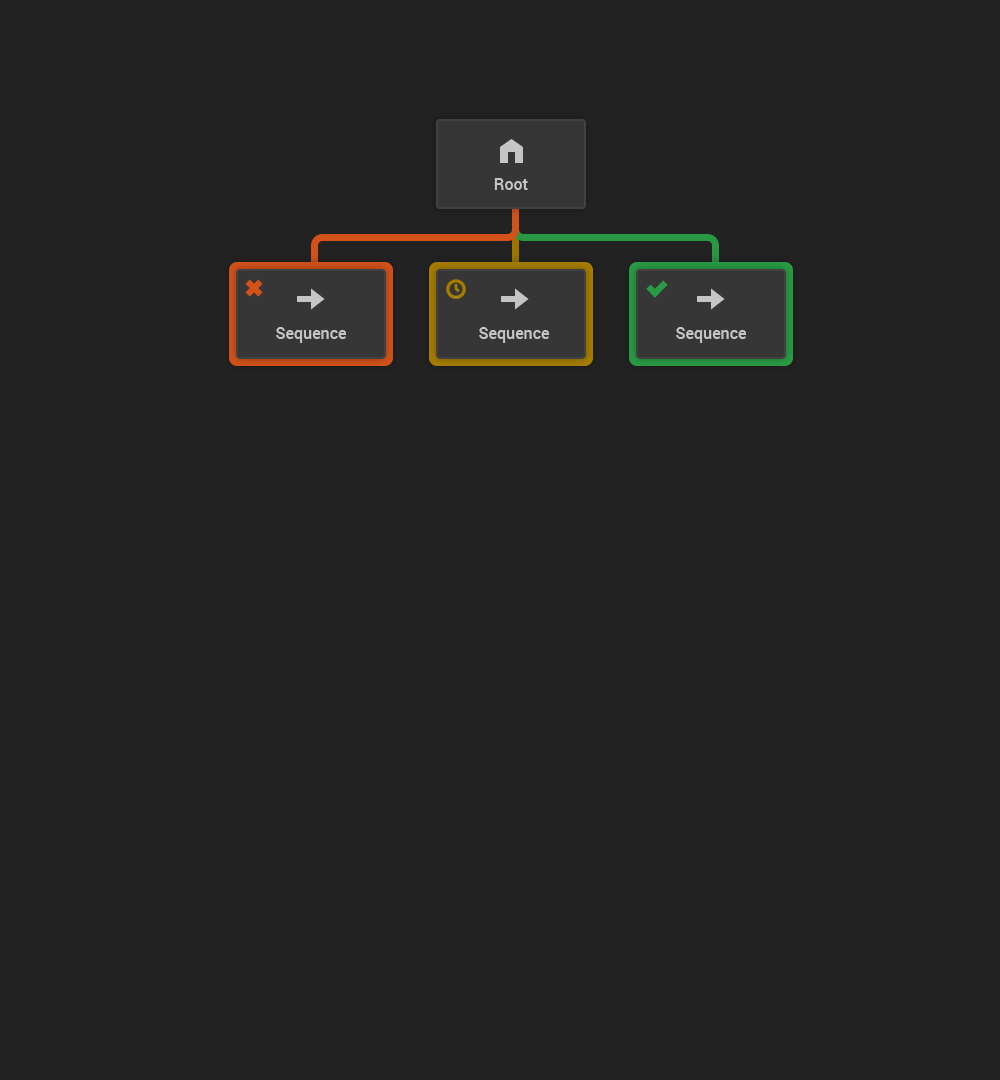
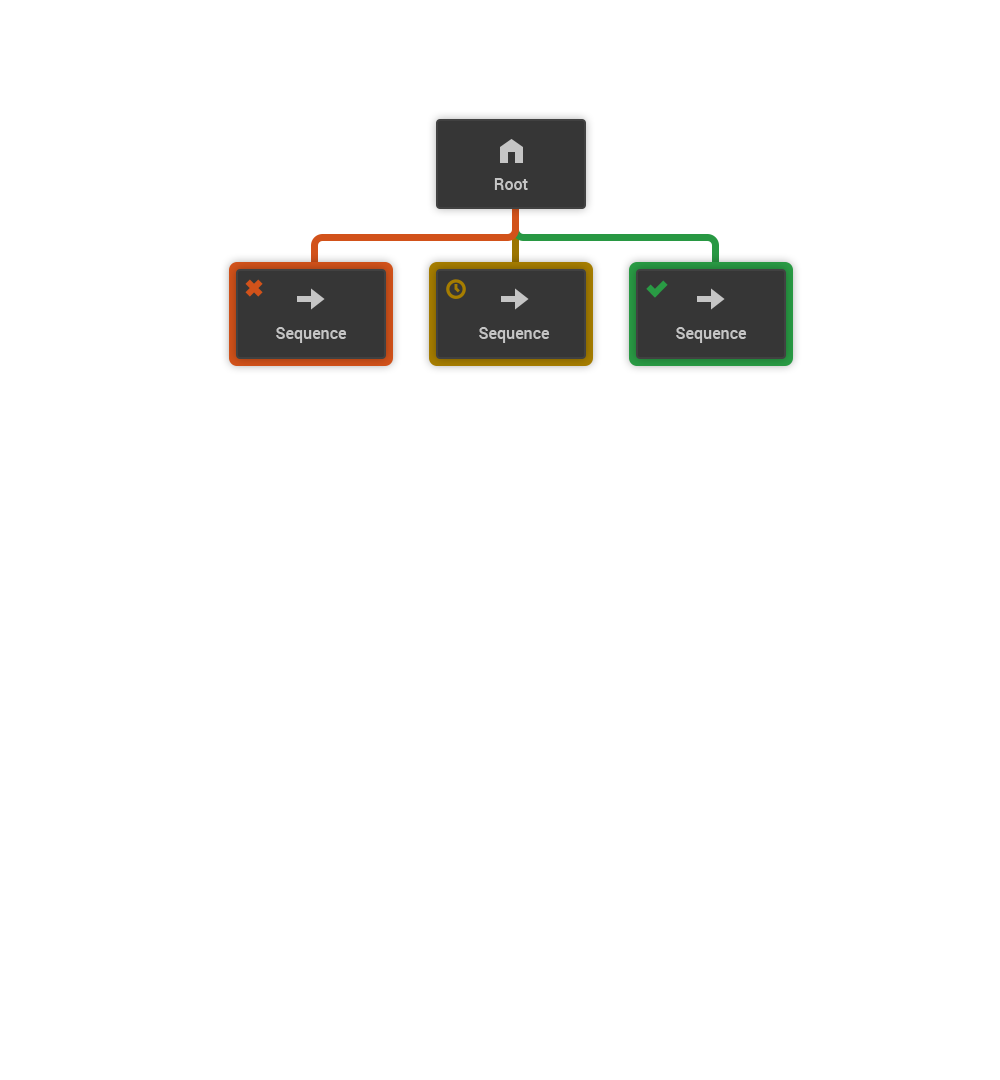
The second 1000px x 1080px image is a revision of the first. Changes to its layers:
hid "bg" over [0, 0, 1000, 1080]
